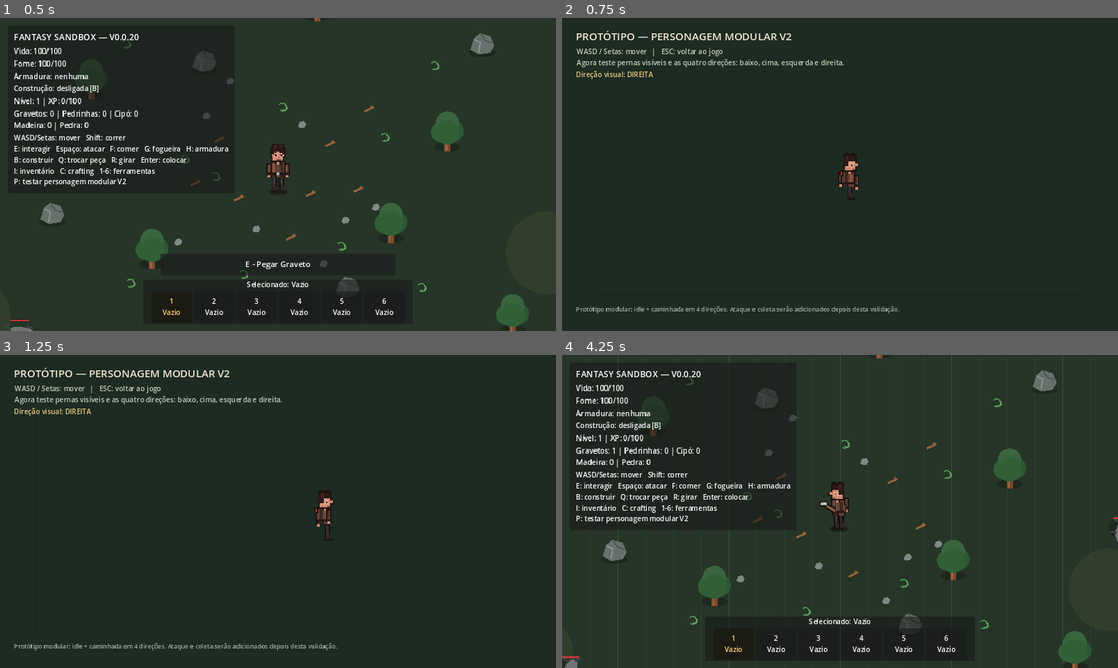
Above: before the commit, frames 1-4 (two rows, left to right).
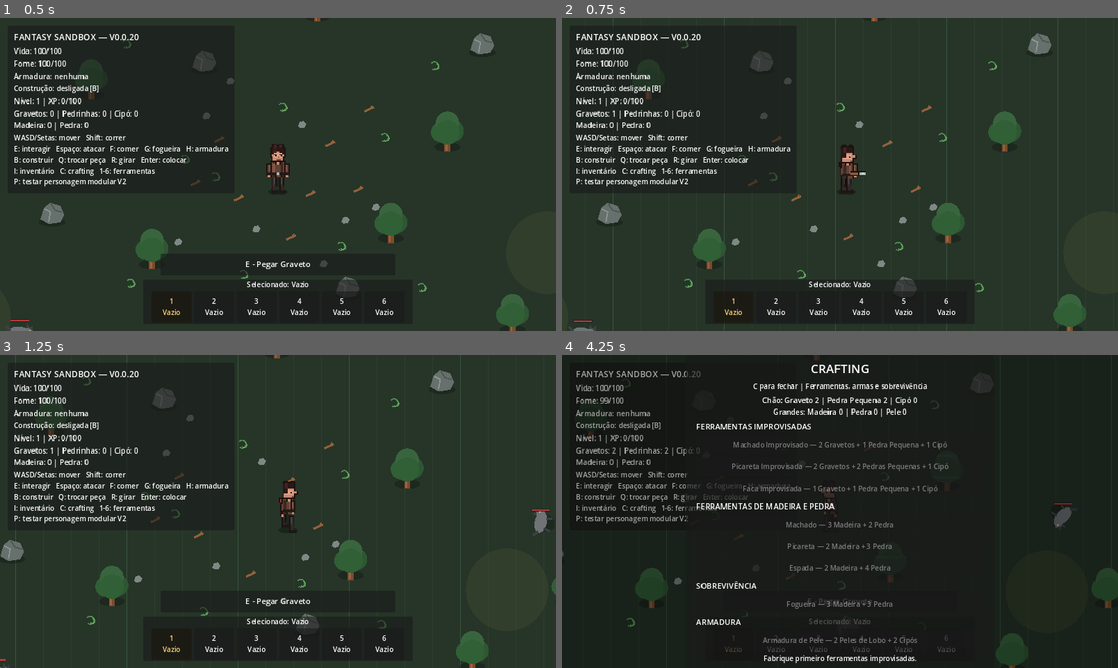
Above: after the commit, the same moments.

Repository: janduyankiingles-ops/Fantasy-Sandbox
Game: Godot game, scene res://scenes/main.tscn
The game is run twice, just before and just after one commit, with the same random seed, the same clock (stepped at 60 frames per second) and the same inputs.
Inputs:
- Up to frame 1 (0.5 s): no input
- Up to frame 2 (0.75 s): tap Enter at 0.5 s; hold D from 0.53 s (still down); hold E from 0.53 s (still down); tap P at 0.6 s
- Up to frame 3 (1.25 s): keep holding D; keep holding E; tap Space at 0.77 s
- Up to frame 4 (4.25 s): release D at 1.28 s; release E at 1.28 s; hold S 1.28-2.03 s; tap E at 1.35 s; tap Space at 1.52, 3.02, 3.77 s; tap P at 1.55, 2.1, 3.05 s; hold D 2.03-2.78 s; hold E 2.03-2.78 s; hold W 2.78-3.53 s; tap I at 2.85 s; hold A from 3.53 s (still down); hold E from 3.53 s (still down); tap C at 3.6 s; tap Escape at 4.15 s

Frame 1 is identical in both runs. In frame 2, 8.0% of the frame differs, in the area x 1-100%, y 0-100%; in frame 3, 8.4%; in frame 4, 27%, in the area x 0-100%, y 0-100%.

Commit message:
v0.0.21: remove modular prototype launcher

Diff:
--- a/scripts/main.gd
+++ b/scripts/main.gd
@@ -20,43 +20,6 @@
 	player.connect("inventory_changed", Callable(self, "_update_inventory"))
 	crafting_ui.connect("craft_requested", Callable(self, "_on_craft_requested"))
 	_update_inventory()
-
-func _input(event: InputEvent) -> void:
-	if event is not InputEventKey:
-		return
-
-	var key_event: InputEventKey = event as InputEventKey
-	if not key_event.pressed or key_event.echo:
-		return
-
-	var prototype_key: bool = (
-		key_event.keycode == KEY_P
-		or key_event.physical_keycode == KEY_P
-	)
-
-	if not prototype_key:
-		return
-
-	var viewport: Viewport = get_viewport()
-	if viewport != null:
-		viewport.set_input_as_handled()
-
-	# Troca a cena somente depois que o processamento deste evento terminar.
-	# Isso evita que a cena atual seja desmontada no meio de _input().
-	call_deferred("_open_player_v2_demo")
-
-
-func _open_player_v2_demo() -> void:
-	var change_error: Error = get_tree().change_scene_to_file(
-		"res://scenes/player_v2_demo.tscn"
-	)
-
-	if change_error != OK:
-		push_error(
-			"Falha ao abrir o protótipo Player V2. Código: %d"
-			% int(change_error)
-		)
-
 
 func _unhandled_input(event: InputEvent) -> void:
 	if event is InputEventKey:
